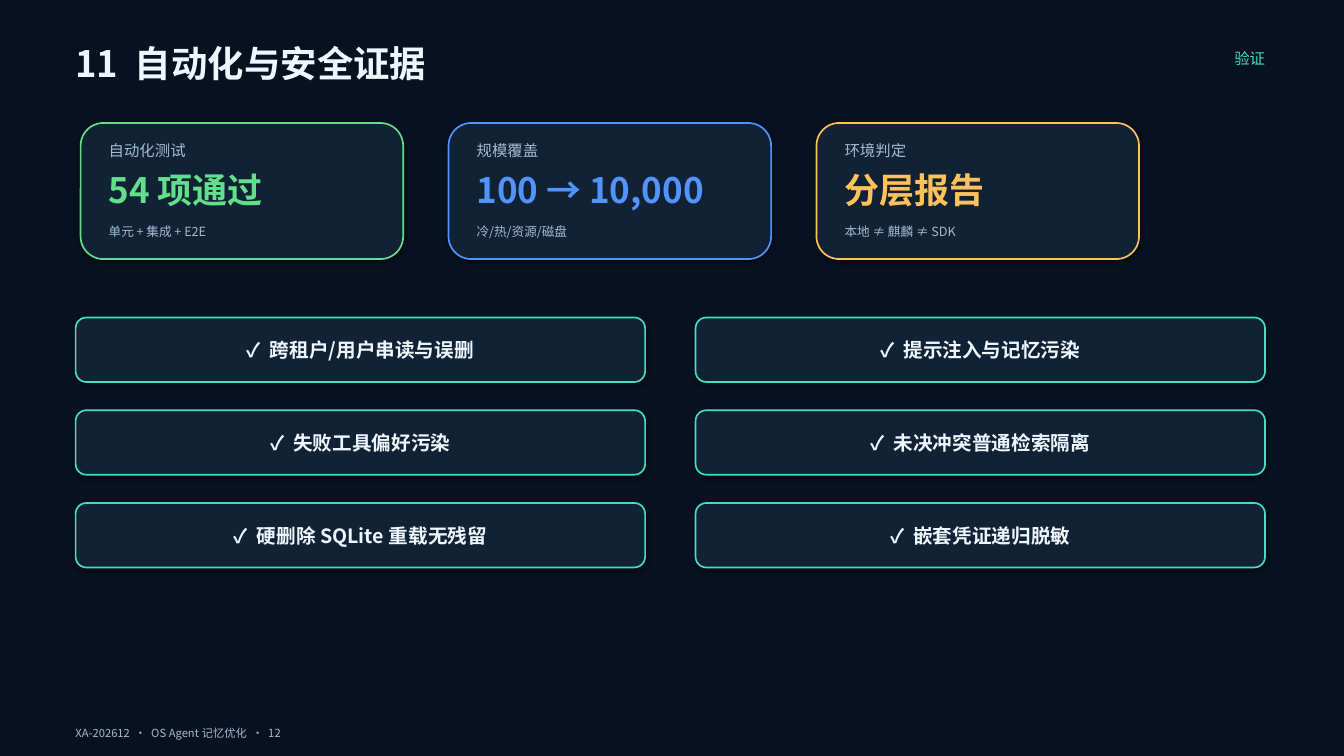
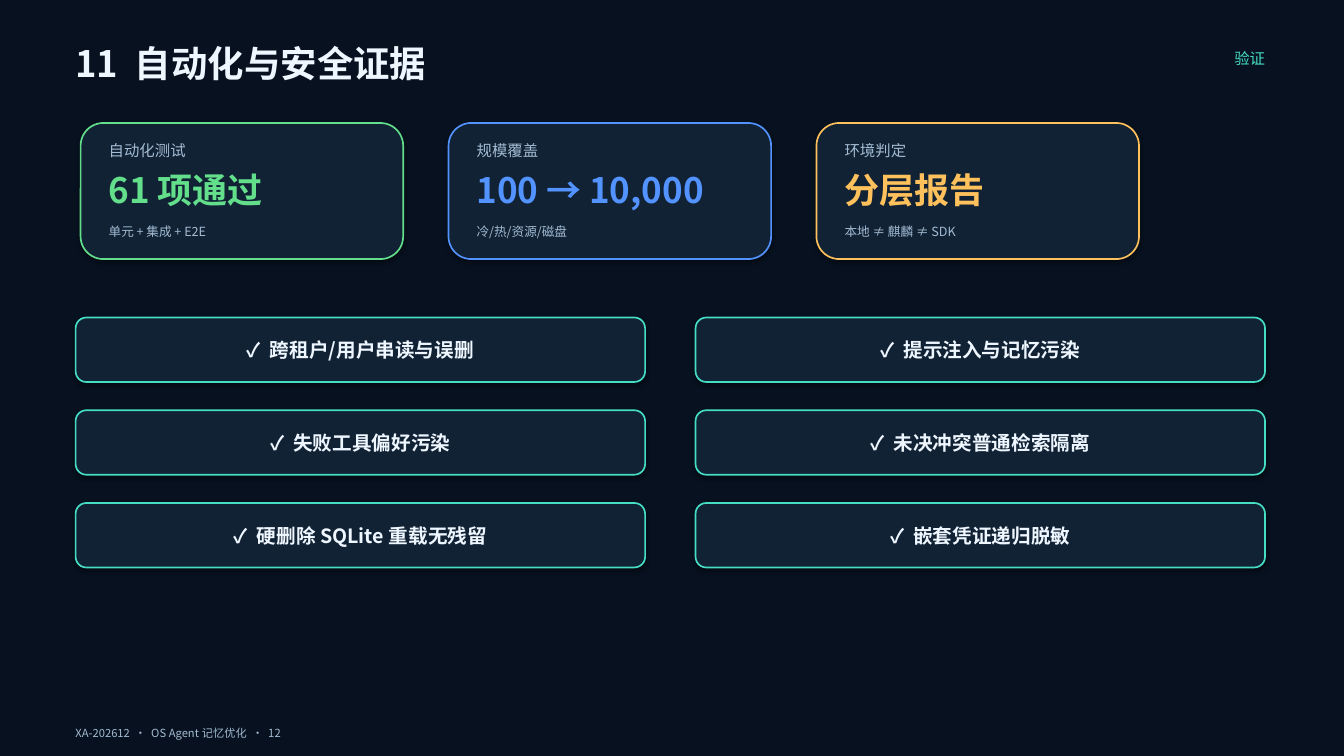
Before and after one commit to chanehwibo/tiaobei, a slide deck: slide 12 of deliverables/ppt/OS_Agent_记忆优化_答辩稿.pptx. Drawn at 1344x756 pixels with LibreOffice and Linux fonts; fonts in the diff are those of the drawing. Boxes give left, top, right and bottom in pixels: in the first picture for what was removed or moved away, otherwise in the second. Text is boxed around its words. In the diff, an @@ line names an element or a change of style, - is before the commit and + after.

```diff
--- a/deliverables/ppt/OS_Agent_记忆优化_答辩稿.pptx
+++ b/deliverables/ppt/OS_Agent_记忆优化_答辩稿.pptx
@@ text at <box>109,173,263,206</box>: text changed @@
-54 项通过
+61 项通过
```
Also in this commit, not shown: 3 other slides changed, 20 other files.
